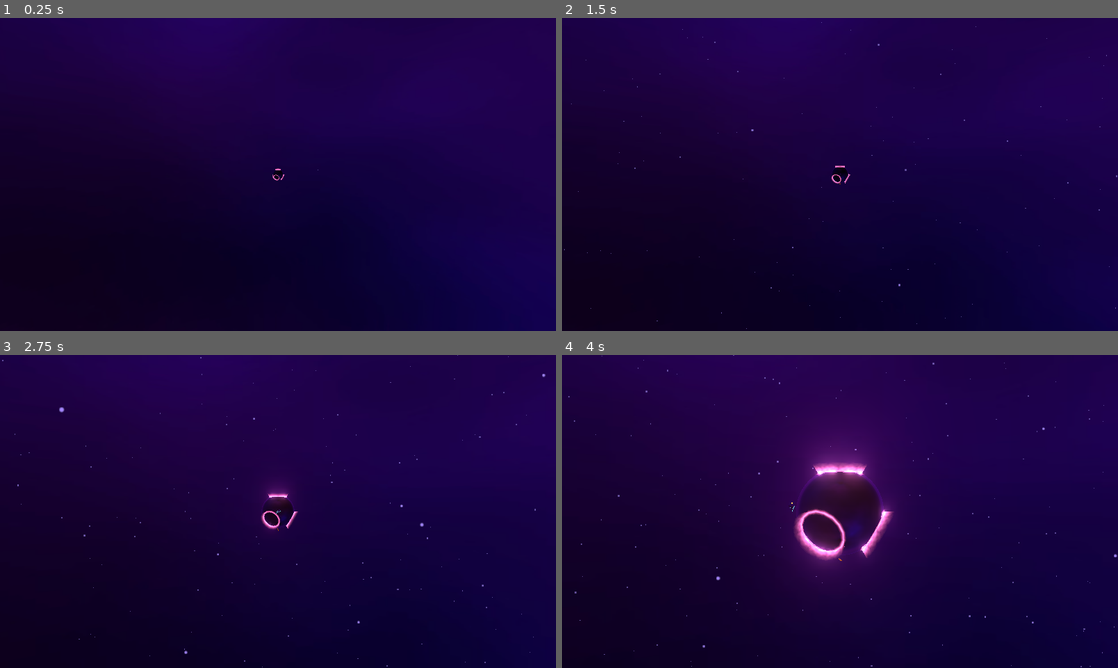
Above: before the commit, frames 1-4 (two rows, left to right).
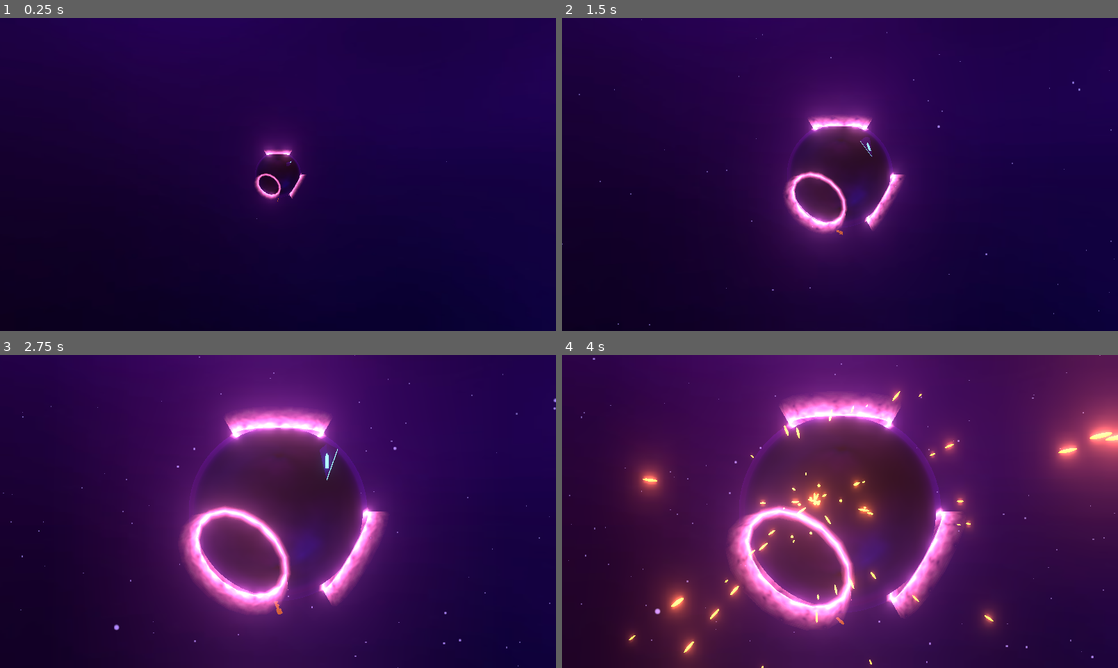
Above: after the commit, the same moments.

Repository: kevinlights/back-into-the-cave
Game: Godot game, scene res://scenes/Game.tscn
The game is run twice, just before and just after one commit, with the same random seed, the same clock (stepped at 60 frames per second) and the same inputs.
Inputs:
- Up to frame 1 (0.25 s): no input
- Up to frame 2 (1.5 s): hold Right (ui_right) 0.53-1.28 s; hold Left (ui_left) from 1.28 s (still down)
- Up to frame 3 (2.75 s): release Left (ui_left) at 2.03 s; hold Right (ui_right) from 2.03 s (still down)
- Up to frame 4 (4 s): release Right (ui_right) at 2.78 s; hold Up (ui_up) 2.78-3.53 s; hold Left (ui_left) from 3.53 s (still down)

The runs differ from the first frame. In frame 1, 1.3% of the frame differs, in the area x 45-81%, y 37-65%; in frame 2, 14%; in frame 3, 44%; in frame 4, 83%, in the area x 1-100%, y 0-100%.

Commit message:
Implement ship going kaboom

Diff:
--- /dev/null
+++ b/game/objects/Explosion.gd
@@ -0,0 +1,11 @@
+extends Spatial
+
+onready var particles_fireball : Particles = $Particles_Fireball
+onready var particles_sparks : Particles = $Particles_Sparks
+
+func _on_Timer_Despawn_timeout():
+	queue_free()
+
+func _ready() -> void:
+	particles_fireball.emitting = true
+	particles_sparks.emitting = true
--- /dev/null
+++ b/game/objects/Explosion.tscn
@@ -0,0 +1,64 @@
+[gd_scene load_steps=9 format=2]
+
+[ext_resource path="res://materials/ShipThruster.material" type="Material" id=1]
+[ext_resource path="res://objects/Explosion.gd" type="Script" id=2]
+
+[sub_resource type="Curve" id=1]
+_data = [ Vector2( 0, 1 ), 0.0, 0.0, 0, 0, Vector2( 1, 0 ), 0.0, 0.0, 0, 0 ]
+
+[sub_resource type="CurveTexture" id=2]
+curve = SubResource( 1 )
+
+[sub_resource type="ParticlesMaterial" id=3]
+spread = 180.0
+gravity = Vector3( 0, 0, 0 )
+initial_velocity = 1.0
+initial_velocity_random = 1.0
+scale_curve = SubResource( 2 )
+
+[sub_resource type="SphereMesh" id=4]
+material = ExtResource( 1 )
+radius = 0.25
+height = 0.5
+
+[sub_resource type="ParticlesMaterial" id=5]
+flag_align_y = true
+spread = 180.0
+gravity = Vector3( 0, 0, 0 )
+initial_velocity = 5.0
+initial_velocity_random = 1.0
+scale_curve = SubResource( 2 )
+
+[sub_resource type="SphereMesh" id=6]
+material = ExtResource( 1 )
+radius = 0.01
+height = 0.1
+
+[node name="Explosion" type="Spatial"]
+script = ExtResource( 2 )
+
+[node name="Particles_Fireball" type="Particles" parent="."]
+transform = Transform( 1, 4.79758e-11, 0, -5.1493e-11, 1, 0, -2.91038e-11, -2.32831e-10, 1, 0, 0, 0 )
+emitting = false
+lifetime = 0.5
+one_shot = true
+explosiveness = 1.0
+process_material = SubResource( 3 )
+draw_pass_1 = SubResource( 4 )
+
+[node name="Particles_Sparks" type="Particles" parent="."]
+transform = Transform( 1, 4.79758e-11, 0, -5.1493e-11, 1, 0, -2.91038e-11, -2.32831e-10, 1, 0, 0, 0 )
+emitting = false
+amount = 64
+lifetime = 2.5
+one_shot = true
+explosiveness = 1.0
+process_material = SubResource( 5 )
+draw_pass_1 = SubResource( 6 )
+
+[node name="Timer_Despawn" type="Timer" parent="."]
+wait_time = 3.0
+one_shot = true
+autostart = true
+
+[connection signal="timeout" from="Timer_Despawn" to="." method="_on_Timer_Despawn_timeout"]
--- a/game/objects/OrbShip.gd
+++ b/game/objects/OrbShip.gd
@@ -2,8 +2,12 @@
 
 class_name OrbShip
 
+const _Explosion : PackedScene = preload("res://objects/Explosion.tscn")
+
 onready var mesh : MeshInstance = $Mesh
 onready var thruster : Spatial = $Mesh/Thruster
+
+signal destroyed
 
 func set_thrust_scale(amount : float) -> void:
 	thruster.scale = Vector3(amount * rand_range(0.9, 1.1), amount * rand_range(0.9, 1.1), amount * rand_range(1.0, 2.0))
@@ -12,4 +16,8 @@
 	mesh.rotation_degrees.z = angle
 
 func get_hit() -> void:
-	print("Ow!")
+	var explosion : Spatial = _Explosion.instance()
+	explosion.global_transform = self.global_transform
+	get_tree().root.add_child(explosion)
+	hide()
+	emit_signal("destroyed")
--- a/game/objects/ShipArm.gd
+++ b/game/objects/ShipArm.gd
@@ -3,13 +3,17 @@
 const ROTATE_INCR : float = 6.0
 const ROTATE_MAX : float = 3.0
 const THRUST_INCR : float = 3.0
-const THRUST_MAX : float = 2.0
+const THRUST_MAX : float = 1.5
 const THRUST_DECR : float = 2.0
 
 onready var ship : Spatial = $Ship
 
 var forwards_thrust : float = 0.0
 var turn_speed : float = 0.0
+
+func _on_Ship_destroyed() -> void:
+	forwards_thrust = 0.0
+	turn_speed = 0.0
 
 func _physics_process(delta : float) -> void:
 	if Input.is_action_pressed("ui_left"):
--- a/game/scenes/Game.gd
+++ b/game/scenes/Game.gd
@@ -1,6 +1,6 @@
 extends Spatial
 
-const CAMERA_MOVE_SPEED : float = 5.0
+const CAMERA_MOVE_SPEED : float = 3.0
 
 onready var camera_arm : Spatial = $CameraArm
 onready var camera : Camera = $CameraArm/Camera
@@ -28,4 +28,4 @@
 
 func _ready() -> void:
 	$AnimationPlayer.play("intro")
-	$AnimationPlayer.seek(15.0)
+	$AnimationPlayer.seek(18.0)
--- a/game/scenes/Game.tscn
+++ b/game/scenes/Game.tscn
@@ -166,20 +166,20 @@
 transform = Transform( -0.5, 0.433013, 0.7575, 0, 0.866025, -0.505, -0.866026, -0.25, -0.437343, 0, 0, 0 )
 
 [node name="FireRing4" parent="." instance=ExtResource( 3 )]
-transform = Transform( 1, 0, 0, 0, -4.37114e-08, 1.01, 0, -1, -4.41485e-08, 0, 0, 0 )
+transform = Transform( 1, 0, -2.4869e-12, -5.15072e-11, -4.3714e-08, 1.01, -1.45519e-11, -1, -4.42378e-08, 0, 0, 0 )
 
 [node name="Key" parent="." instance=ExtResource( 10 )]
 transform = Transform( 1, -7.03437e-12, -2.04727e-21, 7.03437e-12, 1, 0, 2.04727e-21, -1.44013e-32, 1, 0, -1.1, 0 )
 
 [node name="ShipArm" type="Spatial" parent="."]
-transform = Transform( 1, -1.81657e-10, -2.11477e-20, 1.81657e-10, 1, 0, 2.11477e-20, -3.84164e-30, 1, 0, 0, 0 )
+transform = Transform( 0.789149, 0.0473672, 0.612373, -0.433013, 0.75, 0.5, -0.435596, -0.65974, 0.612373, 0, 0, 0 )
 script = ExtResource( 9 )
 
 [node name="Ship" parent="ShipArm" instance=ExtResource( 8 )]
 transform = Transform( -4.37114e-08, -1, 3.63798e-11, 1, -4.37114e-08, 4.36557e-10, -4.36557e-10, 3.63798e-11, 1, -1.1, 4.87397e-10, -2.91038e-11 )
 
 [node name="Camera" type="Camera" parent="ShipArm/Ship"]
-transform = Transform( -1, 4.37114e-08, -7.57103e-08, 0, 0.866026, 0.5, 8.74228e-08, 0.5, -0.866025, 0, 1, -1 )
+transform = Transform( -1, 5.61943e-08, -6.69697e-08, 0, 0.766045, 0.642788, 8.74228e-08, 0.642788, -0.766044, 0, 1.5, -1 )
 
 [node name="Orb" type="MeshInstance" parent="."]
 mesh = SubResource( 1 )
@@ -252,4 +252,5 @@
 
 [node name="CaveScene" parent="Viewport" instance=ExtResource( 7 )]
 
+[connection signal="destroyed" from="ShipArm/Ship" to="ShipArm" method="_on_Ship_destroyed"]
 [connection signal="animation_finished" from="AnimationPlayer" to="." method="_on_AnimationPlayer_animation_finished"]
Not shown: 1 places in game/scenes/Game.tscn that only renumber resources
